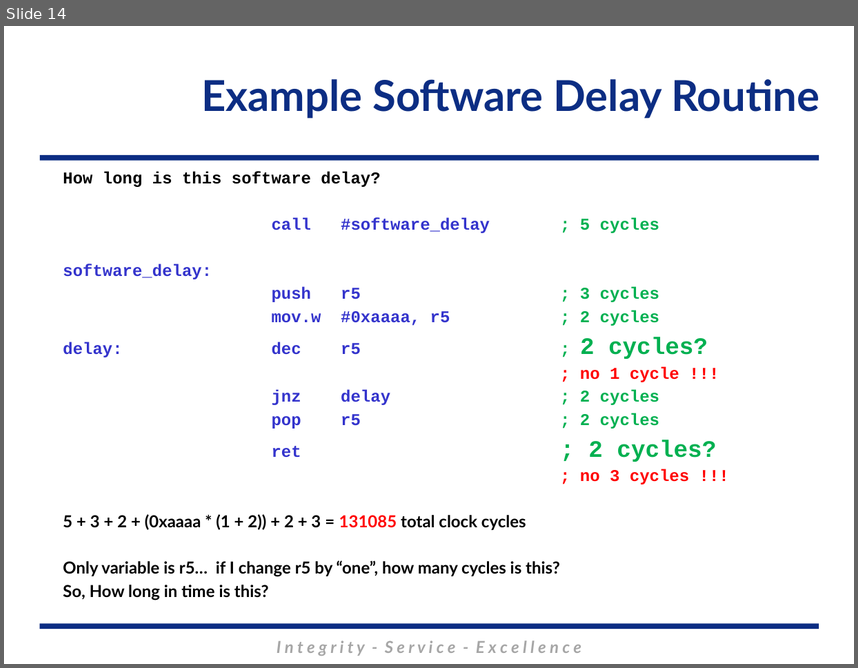
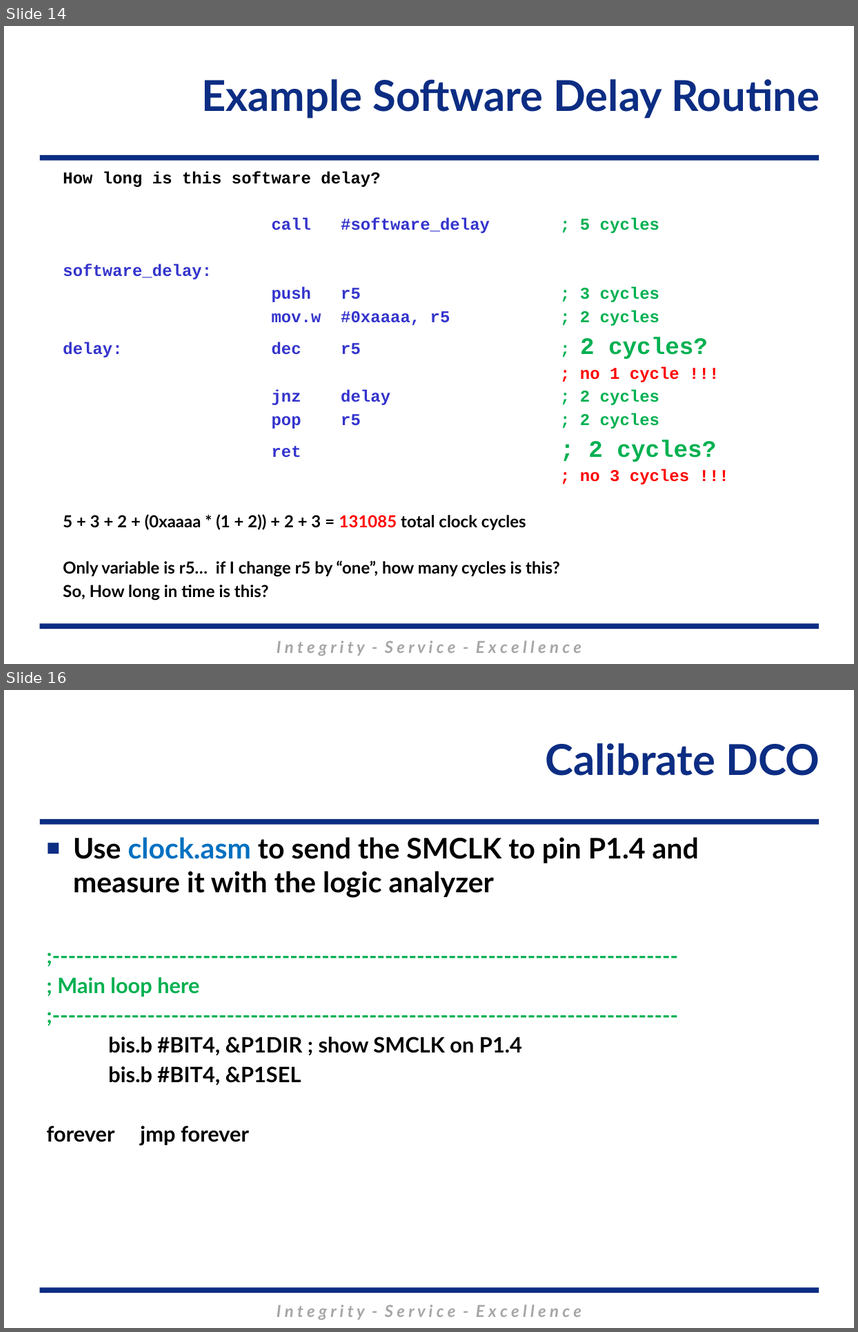
Before and after one commit to MarsUniversity/ECE382, a slide deck: source/lessons/lsn14-15/Lsn14-15.pptx. Shown one above the other, each under a label of ours: slide 14 before the commit, slides 14 and 16 after it; the slides between them are not shown. The pictures are 858x668 and 858x1332 pixels, drawn with LibreOffice and Linux fonts; fonts in the diff are those of the drawing; background and template pictures are left out. Boxes give left, top, right and bottom in pixels: in the first picture for what was removed or moved away, otherwise in the second. Text is boxed around its words. In the diff, an @@ line names an element or a change of style, - is before the commit and + after.

```diff
--- a/source/lessons/lsn14-15/Lsn14-15.pptx
+++ b/source/lessons/lsn14-15/Lsn14-15.pptx
@@ slide 16 added at <box>4,690,854,1328</box>, background #FFFFFF; not listed: 3 template elements that a slide beside it also shows @@
@@ title added at <box>545,743,820,776</box>, 36 pt, text #0C2D83, bold @@
+Calibrate DCO
@@ text added at <box>47,837,699,1145</box>, 18 pt, text #00B050, bold @@
+■ Use clock.asm to send the SMCLK to pin P1.4 and measure it with the logic analyzer
+;-------------------------------------------------------------------------------
+; Main loop here
+;-------------------------------------------------------------------------------
+bis.b #BIT4, &P1DIR ; show SMCLK on P1.4
+bis.b #BIT4, &P1SEL
+forever jmp forever
```
Also in this commit, not shown: 3 slides changed, 59 other files.
